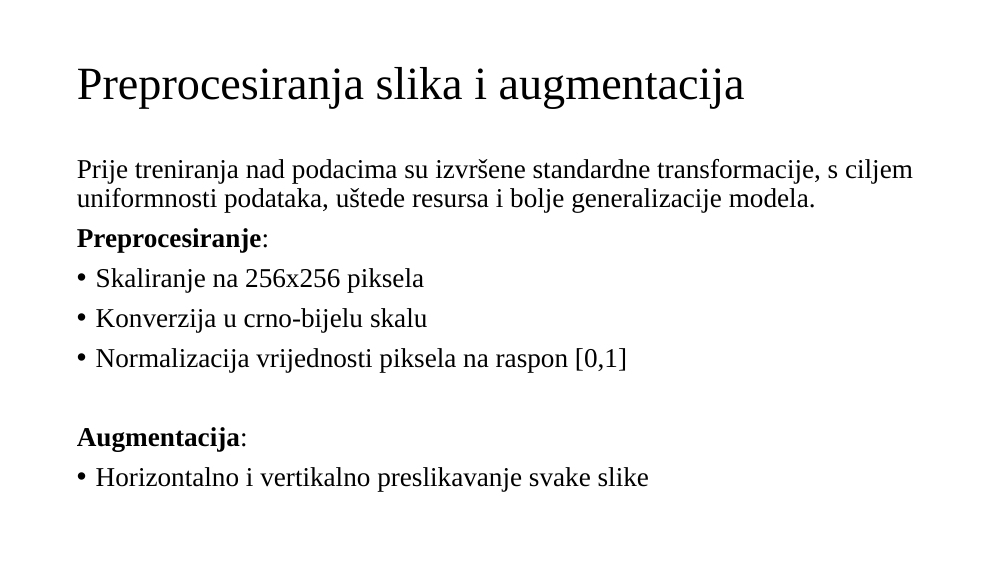
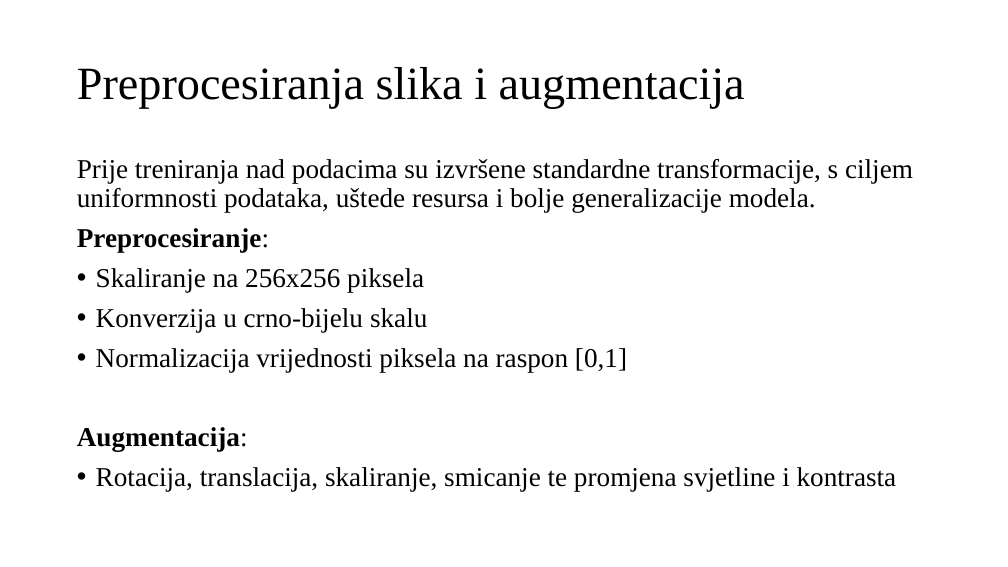
Before and after one commit to omarkurtovic/ml-dotnet-vs-python, a slide deck: slide 7 of Presentation/omar_kurtovic_diplomski_prezentacija.pptx. Drawn at 1008x567 pixels with LibreOffice and Linux fonts; fonts in the diff are those of the drawing. Boxes give left, top, right and bottom in pixels: in the first picture for what was removed or moved away, otherwise in the second. Text is boxed around its words. In the diff, an @@ line names an element or a change of style, - is before the commit and + after.

Commit message:
Updated presentation slide for augmentation.

```diff
--- a/Presentation/omar_kurtovic_diplomski_prezentacija.pptx
+++ b/Presentation/omar_kurtovic_diplomski_prezentacija.pptx
@@ text at bbox=[96, 467, 897, 492]: text changed @@
-• Horizontalno i vertikalno preslikavanje svake slike
+• Rotacija, translacija, skaliranje, smicanje te promjena svjetline i kontrasta
```
Also in this commit, not shown: 1 other file.
